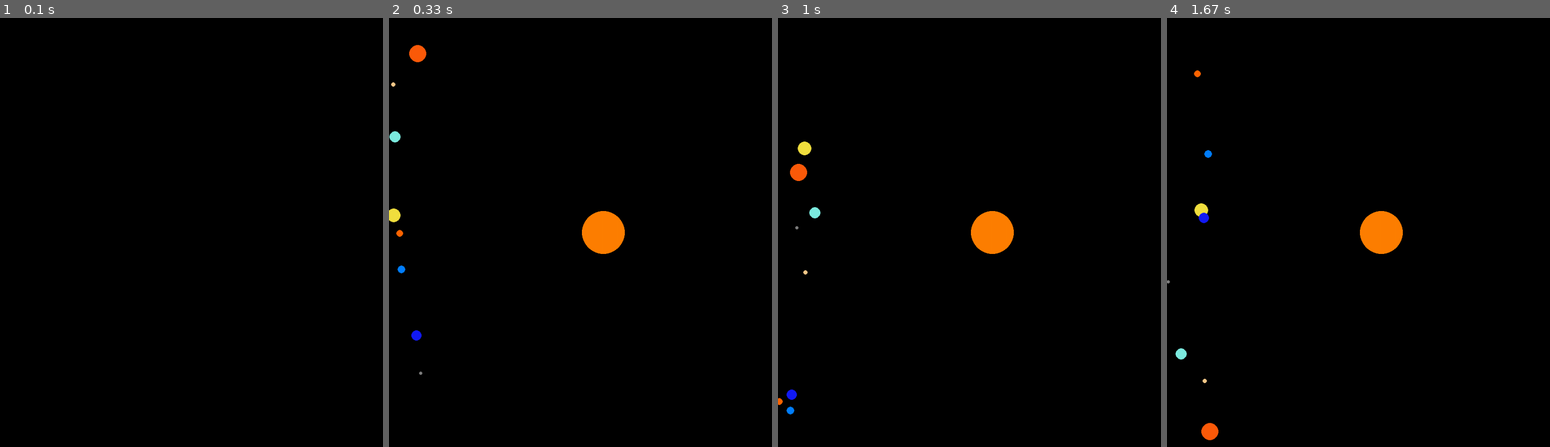
Above: before the commit, frames 1-4 (left to right).
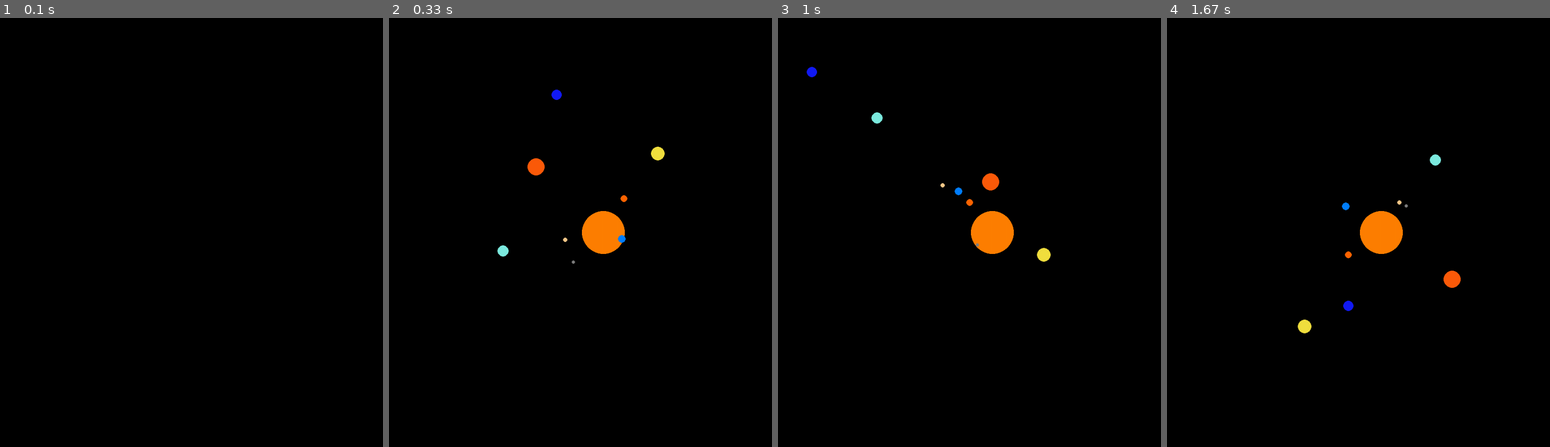
Above: after the commit, the same moments.

Repository: myhotchoc/Space-Simulator
Game: pygame game, started from Pygame Environmetnt.py
Two runs of this game, one before a commit and one after it. Both use one fixed random seed, a clock stepped at 60 frames per second and the inputs below.
Inputs:
- Up to frame 1 (0.1 s): no input
- Up to frame 2 (0.33 s): no input
- Up to frame 3 (1 s): no input
- Up to frame 4 (1.67 s): no input

Frame 1 is identical in both runs. In frame 2, 0.8% of the frame differs, in the area x 0-73%, y 6-84%; in frame 3, 0.8%, in the area x 0-72%, y 11-93%; in frame 4, 0.8%.

Commit message:
Update Pygame Environmetnt.py

Diff:
--- a/Pygame Environmetnt.py
+++ b/Pygame Environmetnt.py
@@ -59,14 +59,17 @@
 BLACK = (0, 0, 0)
 
 class Planet(object):
-    def __init__(self, radius, orbital_dist, mass, colour, window):
+    def __init__(self, radius, orbital_dist, mass, colour, window, theta, theta1):
         self.radius = radius
         self.orbital_dist = orbital_dist
         self.mass = mass
         self.colour = colour
         self.window = window
+        self.theta = theta
+        self.theta1 = theta1
 
         self.speed = (( (6.67408*(10**-11)) * self.mass/self.orbital_dist) ** 0.5)/100000
+
 
 
         #pygame.draw.circle(scree)
@@ -78,8 +81,16 @@
         ##why is this self. and not just planet???
 
     def movePlanet(self, theta):
-        delta_x = int((((self.orbital_dist ) * math.cos(theta)) + centre[0]))
-        delta_y = int((((self.orbital_dist ) * math.sin(theta)) + centre[1]))
+        self.theta += 0.3
+        self.theta1 += 0.3
+        if self.theta >= 6.283:
+            self.theta = 1
+        else:
+            pass
+
+        delta_x = int((((self.orbital_dist ) * math.cos(self.theta)) + centre[0]))
+        delta_y = int((((self.orbital_dist ) * math.sin(self.theta1)) + centre[1]))
+        #delta_y = int(centre[1] -self.orbital_dist + random.randint(5,8))
 
         planet_pos = (delta_x, delta_y)
 
@@ -106,28 +117,28 @@
 game_loop = True
 clock = pygame.time.Clock()
 
-mercury = Planet(4, 70, mercury_mass, GREY, screen)
+mercury = Planet(4, 70, mercury_mass, GREY, screen, 2.4, 0.9)
 mercury.placePlanet()
 
-venus = Planet(8, 90, venus_mass, BLOODORANGE, screen)
+venus = Planet(8, 90, venus_mass, BLOODORANGE, screen, 0.4, 3.6)
 venus.placePlanet()
 
-earth = Planet(9, 110, earth_mass, BLUE, screen)
+earth = Planet(9, 110, earth_mass, BLUE, screen, 0.567, 2.4)
 earth.placePlanet()
 
-mars = Planet(5, 126, mars_mass, DUST, screen)
+mars = Planet(5, 126, mars_mass, DUST, screen, 1.754, 2.4)
 mars.placePlanet()
 
-jupiter = Planet(20, 166, jupiter_mass, JUPITER_COL, screen)
+jupiter = Planet(20, 166, jupiter_mass, JUPITER_COL, screen, 2.89, 3.7)
 jupiter.placePlanet()
 
-saturn = Planet(16, 223, saturn_mass, YELLOW, screen)
+saturn = Planet(16, 223, saturn_mass, YELLOW, screen, 4.72, 4.72)
 saturn.placePlanet()
 
-uranus = Planet(13, 306, uranus_mass, TURQUOISE, screen)
+uranus = Planet(13, 306, uranus_mass, TURQUOISE, screen, 1.84, 2.4)
 uranus.placePlanet()
 
-neptune = Planet(12, 423, neptune_mass, DARKBLUE, screen)
+neptune = Planet(12, 423, neptune_mass, DARKBLUE, screen, 1.23, 3.4)
 neptune.placePlanet()
 
 planets = [mercury, venus, earth, mars, jupiter, saturn, uranus, neptune]
@@ -168,7 +179,6 @@
     #ellipse1 = pygame.draw.ellipse(screen, WHITE, [100,100,800,300], 3)
     for i in planets:
         new_pos = i.movePlanet(math.radians(theta))
-        new_pos = (random.randint(1,100) ,random.randint(1,1000))
         pygame.draw.circle(screen, i.colour, new_pos, i.radius)
         #pygame.display.flip()
         #this stopped the planets like flashing idk if this is right now?
